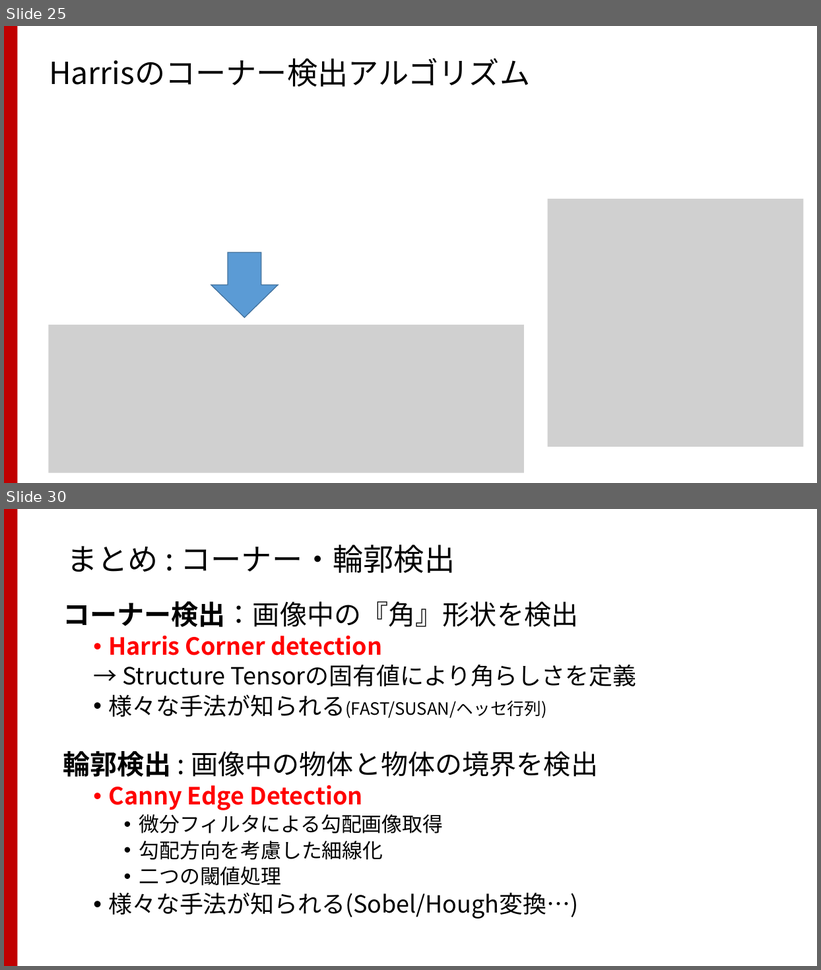
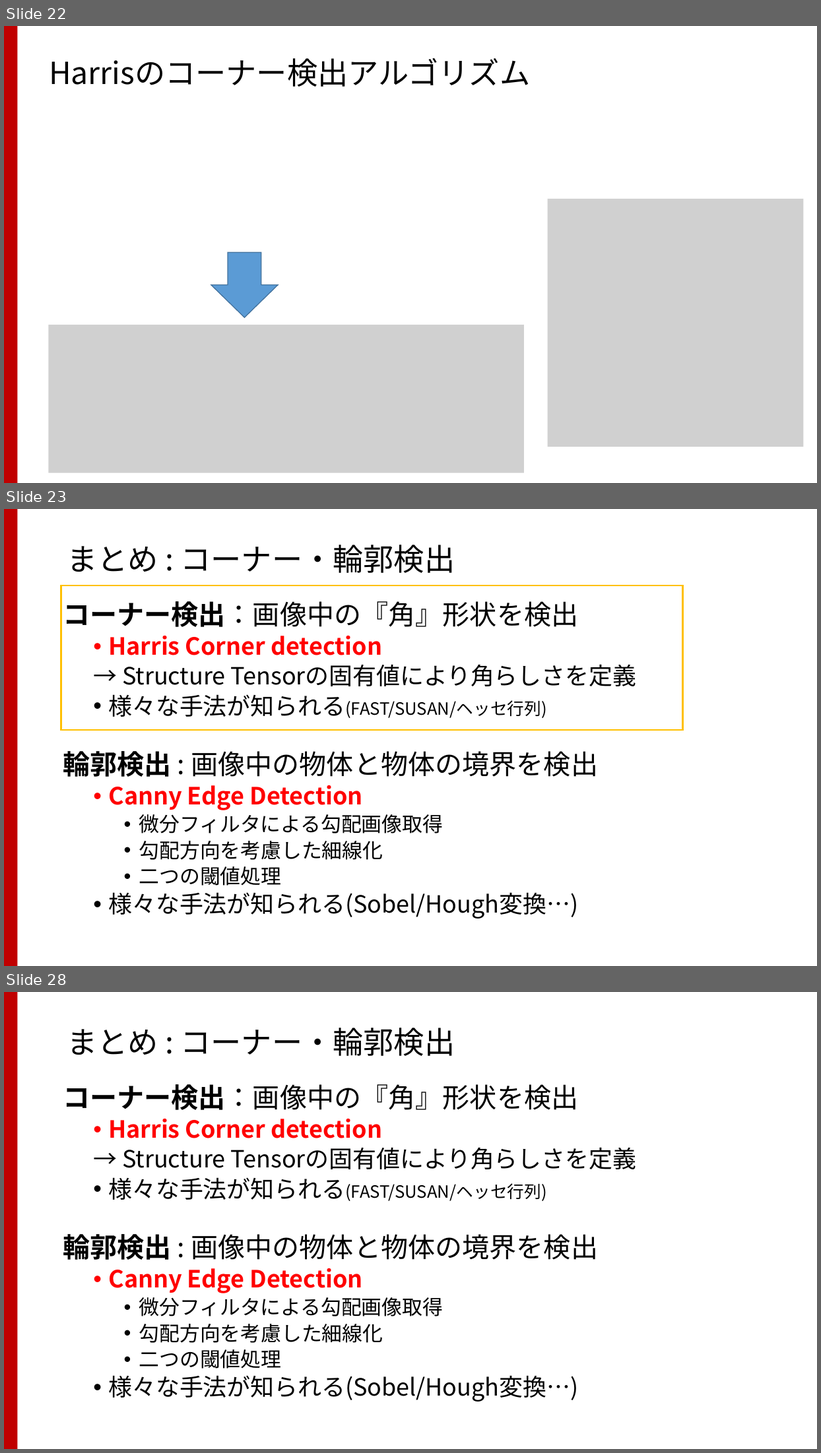
Before and after one commit to TakashiIjiri/TakashiIjiri.github.io, a slide deck: classes/dm2020_2/dm1.pptx. Shown one above the other, each under a label of ours: slides 25 and 30 before the commit, slides 22, 23 and 28 after it; the slides between them are not shown. The pictures are 821x970 and 821x1453 pixels, drawn with LibreOffice and Linux fonts; fonts in the diff are those of the drawing; grey boxes stand for pictures. Boxes give left, top, right and bottom in pixels: in the first picture for what was removed or moved away, otherwise in the second. Text is boxed around its words. In the diff, an @@ line names an element or a change of style, - is before the commit and + after.

```diff
--- a/classes/dm2020_2/dm1.pptx
+++ b/classes/dm2020_2/dm1.pptx
@@ slide 23 added at (4,509,817,966), background #FFFFFF; not listed: 1 template element that a slide beside it also shows @@
@@ title added at (67,545,455,573), 36 pt, text #000000 @@
+まとめ : コーナー・輪郭検出
@@ rectangle added at (61,586,683,730), outline #FFC000 2.25 pt @@
@@ text added at (63,601,637,919), 28 pt, text #000000 @@
+コーナー検出：画像中の『角』形状を検出
+  • Harris Corner detection
+  → Structure Tensorの固有値により角らしさを定義
+  • 様々な手法が知られる(FAST/SUSAN/ヘッセ行列)
+輪郭検出 : 画像中の物体と物体の境界を検出
+  • Canny Edge Detection
+    • 微分フィルタによる勾配画像取得
+    • 勾配方向を考慮した細線化
+    • 二つの閾値処理
+  • 様々な手法が知られる(Sobel/Hough変換…)
@@ what was slide 25 is now slide 22 @@
@@ what was slide 30 is now slide 28 @@
```
Also in this commit, not shown: 5 slides changed, 3 other slides added, 6 slides removed, 10 other files.
